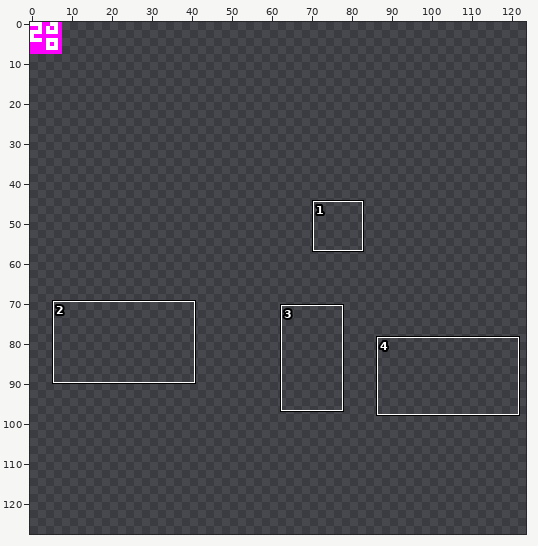
Pixel-art file, stored at scenes/ground/ground.aseprite. Above, an overview of the earlier version with the close-up marked.
Close-up. Old version:
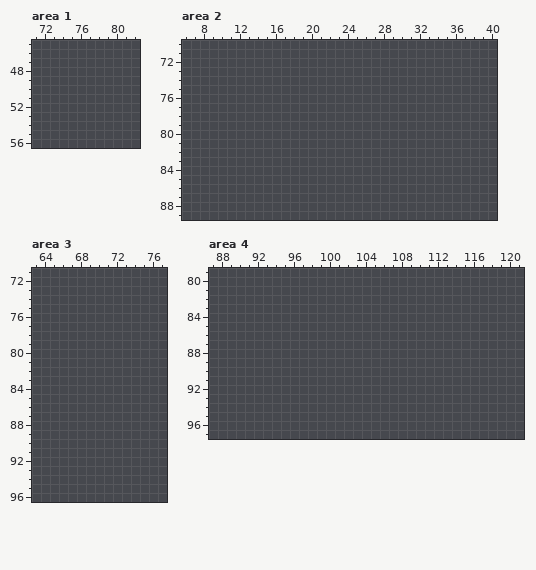
128x128 pixels, 1 frame. Colours within 5 levels of each other are drawn and written as one. Shown: area 1: x 71..82, y 45..56; area 2: x 6..40, y 70..89; area 3: x 63..77, y 71..96; area 4: x 87..121, y 79..97. The wide view leaves out empty margins. The commit also changed other parts of the picture, which this record leaves out.
Now the later version:
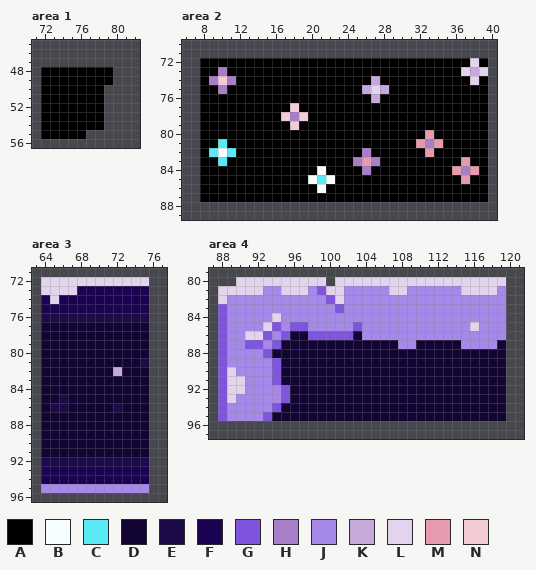
Palette (. is transparent): A #000000  B #f7feff  C #59eaf5  D #130533  E #1d0b47  F #1b0352  G #7f55dd  H #a97ec9  J #a588e7  K #c6a9db  L #e3d4ed  M #e799ae  N #f3cbd5
Difference:
--- area 1
@@ x 71..82 @@
 47 ............
-48 ............
-49 ............
-50 ............
-51 ............
-52 ............
-53 ............
-54 ............
-55 ............
+48 .AAAAAAAA...
+49 .AAAAAAAA...
+50 .AAAAAAA....
+51 .AAAAAAA....
+52 .AAAAAAA....
+53 .AAAAAAA....
+54 .AAAAAAA....
+55 .AAAAA......
 56 ............
--- area 2
@@ x 6..40 @@
 71 ...................................
-72 ...................................
-73 ...................................
-74 ...................................
-75 ...................................
-76 ...................................
-77 ...................................
-78 ...................................
-79 ...................................
-80 ...................................
-81 ...................................
-82 ...................................
-83 ...................................
-84 ...................................
-85 ...................................
-86 ...................................
-87 ...................................
+72 ..AAAAAAAAAAAAAAAAAAAAAAAAAAAAAALA.
+73 ..AAHAAAAAAAAAAAAAAAAAAAAAAAAAALKL.
+74 ..AHNHAAAAAAAAAAAAAAAKAAAAAAAAAALA.
+75 ..AAHAAAAAAAAAAAAAAAKLKAAAAAAAAAAA.
+76 ..AAAAAAAAAAAAAAAAAAAKAAAAAAAAAAAA.
+77 ..AAAAAAAAAANAAAAAAAAAAAAAAAAAAAAA.
+78 ..AAAAAAAAANHNAAAAAAAAAAAAAAAAAAAA.
+79 ..AAAAAAAAAANAAAAAAAAAAAAAAAAAAAAA.
+80 ..AAAAAAAAAAAAAAAAAAAAAAAAAMAAAAAA.
+81 ..AACAAAAAAAAAAAAAAAAAAAAAMHMAAAAA.
+82 ..ACBCAAAAAAAAAAAAAAHAAAAAAMAAAAAA.
+83 ..AACAAAAAAAAAAAAAAHMHAAAAAAAAAMAA.
+84 ..AAAAAAAAAAAAABAAAAHAAAAAAAAAMHMA.
+85 ..AAAAAAAAAAAABCBAAAAAAAAAAAAAAMAA.
+86 ..AAAAAAAAAAAAABAAAAAAAAAAAAAAAAAA.
+87 ..AAAAAAAAAAAAAAAAAAAAAAAAAAAAAAAA.
 88 ...................................
--- area 3
@@ x 63..77 @@
 71 ...............
-72 ...............
-73 ...............
-74 ...............
-75 ...............
-76 ...............
-77 ...............
-78 ...............
-79 ...............
-80 ...............
-81 ...............
-82 ...............
-83 ...............
-84 ...............
-85 ...............
-86 ...............
-87 ...............
-88 ...............
-89 ...............
-90 ...............
-91 ...............
-92 ...............
-93 ...............
-94 ...............
-95 ...............
+72 .LLLLLLLLLLLL..
+73 .LLLLFFFFFFFF..
+74 .FLFFFFFFFFFF..
+75 .FFFFFFFFFFFF..
+76 .EEEEEEEEEEEE..
+77 .DDDDDDDDDDDD..
+78 .DDDDDDDDDDDD..
+79 .DDDDDDDDDDDD..
+80 .DDDDDDDDDDDD..
+81 .DDDDDDDDDDDE..
+82 .DDDDDDDDKDDD..
+83 .DDDDDDDDDDDD..
+84 .DDDDDDDDDDDD..
+85 .DDEDDDDDDDDD..
+86 .DEEDDDDDEDDD..
+87 .DDDDDDDDDDDD..
+88 .DDDDDDDDDDDD..
+89 .DDDDDDDDDDDD..
+90 .DDDDDDDDDDDD..
+91 .DDDDDDDDDDDD..
+92 .EEEEEEEEEEEE..
+93 .FFFFFFFFFFFF..
+94 .FFFFFFFFFFFF..
+95 .JJJJJJJJJJJJ..
 96 ...............
--- area 4
@@ x 87..121 @@
 79 ...................................
-80 ...................................
-81 ...................................
-82 ...................................
-83 ...................................
-84 ...................................
-85 ...................................
-86 ...................................
-87 ...................................
-88 ...................................
-89 ...................................
-90 ...................................
-91 ...................................
-92 ...................................
-93 ...................................
-94 ...................................
-95 ...................................
+80 ...LLLLLLLLLL.LLLLLLLLLLLLLLLLLLL..
+81 .LLLLLJJLLLJGLLJJJJJLLJJJJJJLLLLJ..
+82 .LJJJJJJJJJJJGLJJJJJJJJJJJJJJJJJJ..
+83 .GJJJJJJJJJJJJGJJJJJJJJJJJJJJJJJJ..
+84 .GJJJJJLJJJJJJJJJJJJJJJJJJJJJJJJJ..
+85 .GJJJJLGJGGJJJJJGJJJJJJJJJJJJLJJJ..
+86 .GJJLLGJGDDGGGGGDJJJJJJJJJJJJJJJJ..
+87 .GJJGGJGDDDDDDDDDDDDDJJDDDDDJJJJD..
+88 .GJJJJGDDDDDDDDDDDDDDDDDDDDDDDDDD..
+89 .GJJJJJGDDDDDDDDDDDDDDDDDDDDDDDDD..
+90 .GLJJJJGDDDDDDDDDDDDDDDDDDDDDDDDD..
+91 .GLLJJJGDDDDDDDDDDDDDDDDDDDDDDDDD..
+92 .GLLJJJJGDDDDDDDDDDDDDDDDDDDDDDDD..
+93 .GLJJJJJGDDDDDDDDDDDDDDDDDDDDDDDD..
+94 .GJJJJJGDDDDDDDDDDDDDDDDDDDDDDDDD..
+95 .GJJJJGDDDDDDDDDDDDDDDDDDDDDDDDDD..
 96 ...................................
Where, in picture pixels (left, top, right, bottom), the same in both close-ups:
added: (41, 67, 113, 139)
added: (200, 58, 488, 202)
added: (41, 277, 149, 493)
added: (218, 277, 506, 421)
